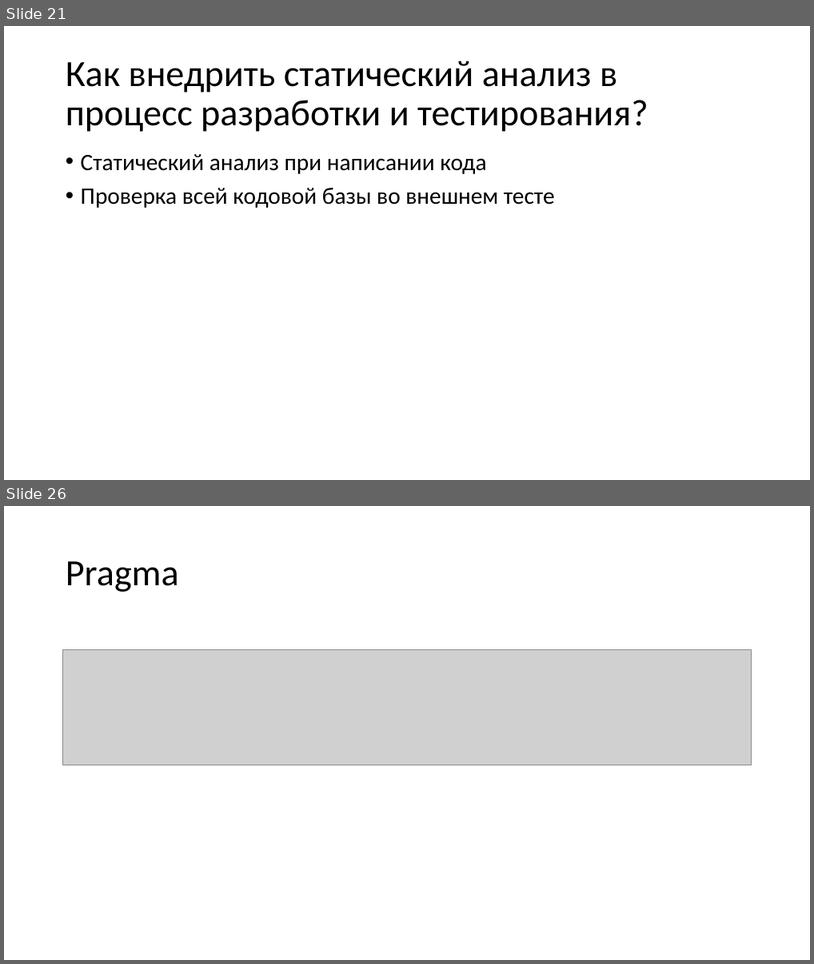
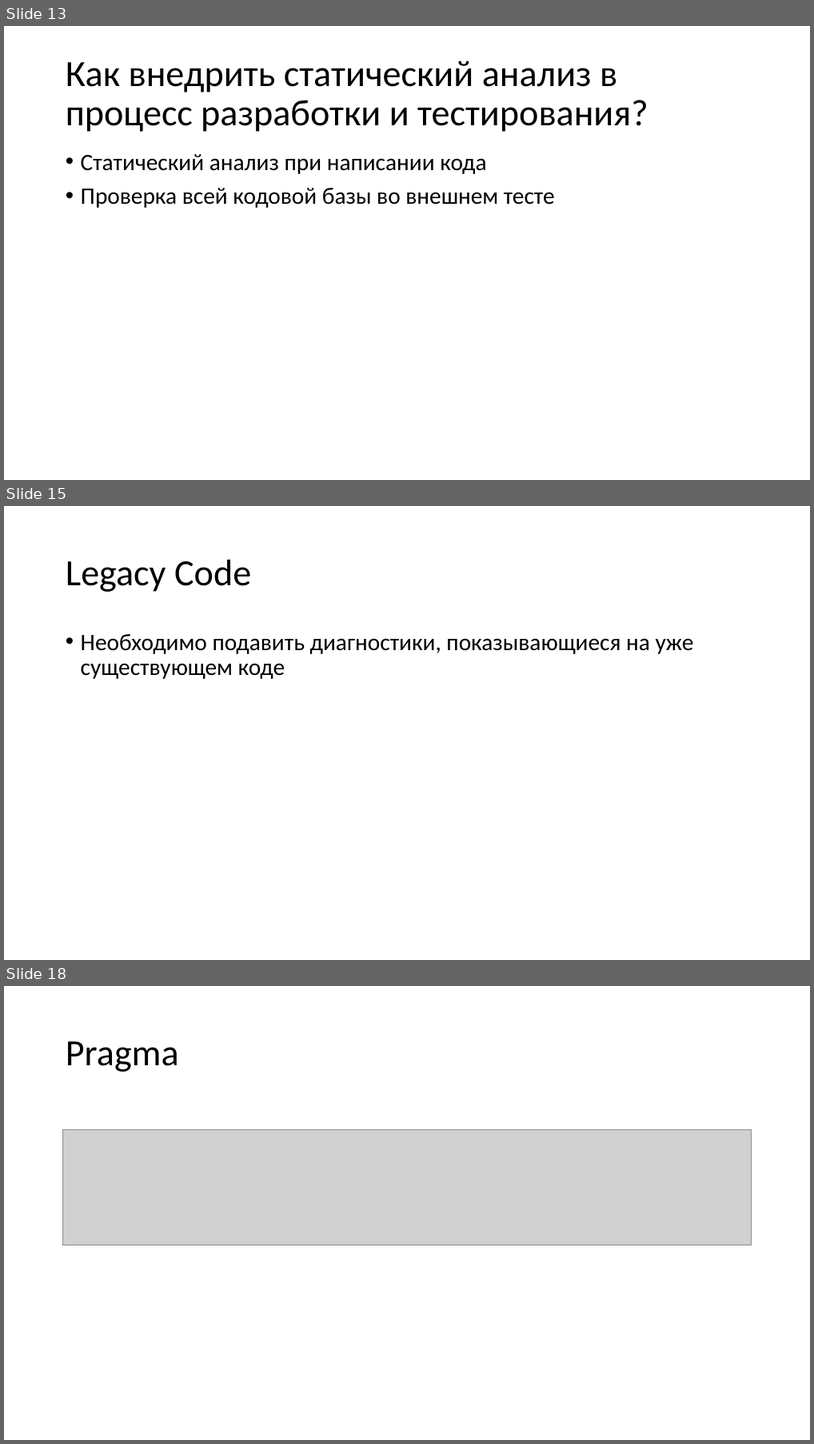
Before and after one commit to dropsonic/dotNext2019_slides, a slide deck: Roslyn - mastering static code analysis.pptx. Shown one above the other, each under a label of ours: slides 21 and 26 before the commit, slides 13, 15 and 18 after it; the slides between them are not shown. The pictures are 814x964 and 814x1444 pixels, drawn with LibreOffice and Linux fonts; fonts in the diff are those of the drawing; grey boxes stand for pictures. Boxes give left, top, right and bottom in pixels: in the first picture for what was removed or moved away, otherwise in the second. Text is boxed around its words. In the diff, an @@ line names an element or a change of style, - is before the commit and + after.

```diff
--- a/Roslyn - mastering static code analysis.pptx
+++ b/Roslyn - mastering static code analysis.pptx
@@ slide 15 added at [4, 506, 810, 960], background #FFFFFF @@
@@ title added at [66, 560, 251, 592], 44 pt, text #000000 @@
+Legacy Code
@@ text added at [81, 634, 694, 679], 28 pt, text #000000 @@
+• Необходимо подавить диагностики, показывающиеся на уже существующем коде
@@ what was slide 21 is now slide 13 @@
@@ what was slide 26 is now slide 18 @@
```
Also in this commit, not shown: 10 slides changed, 17 other slides added, 8 slides removed, 3 other files.
